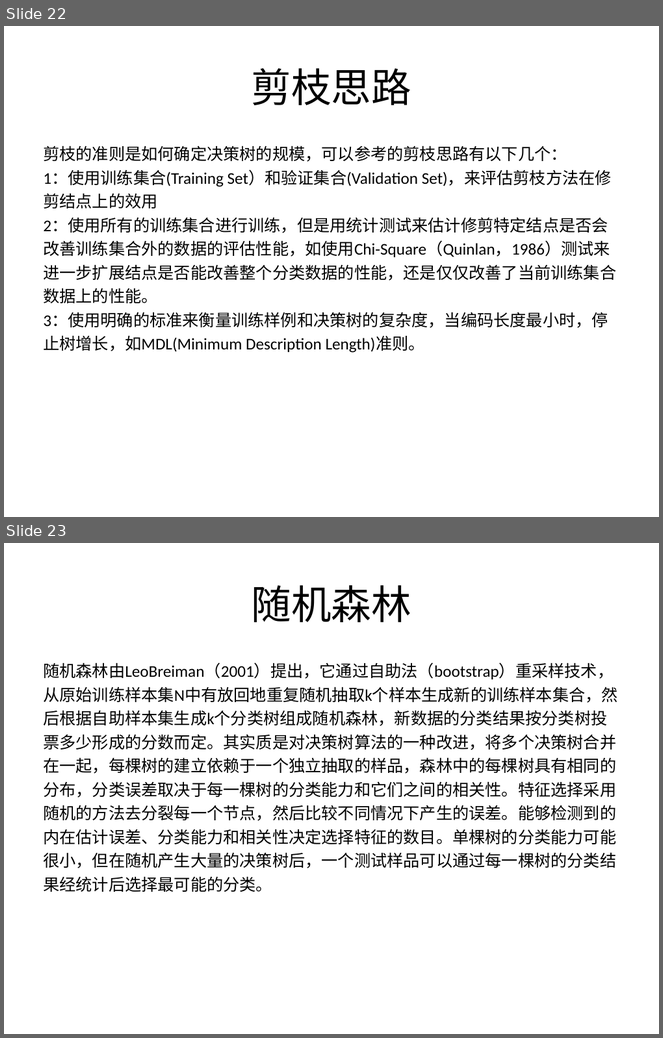
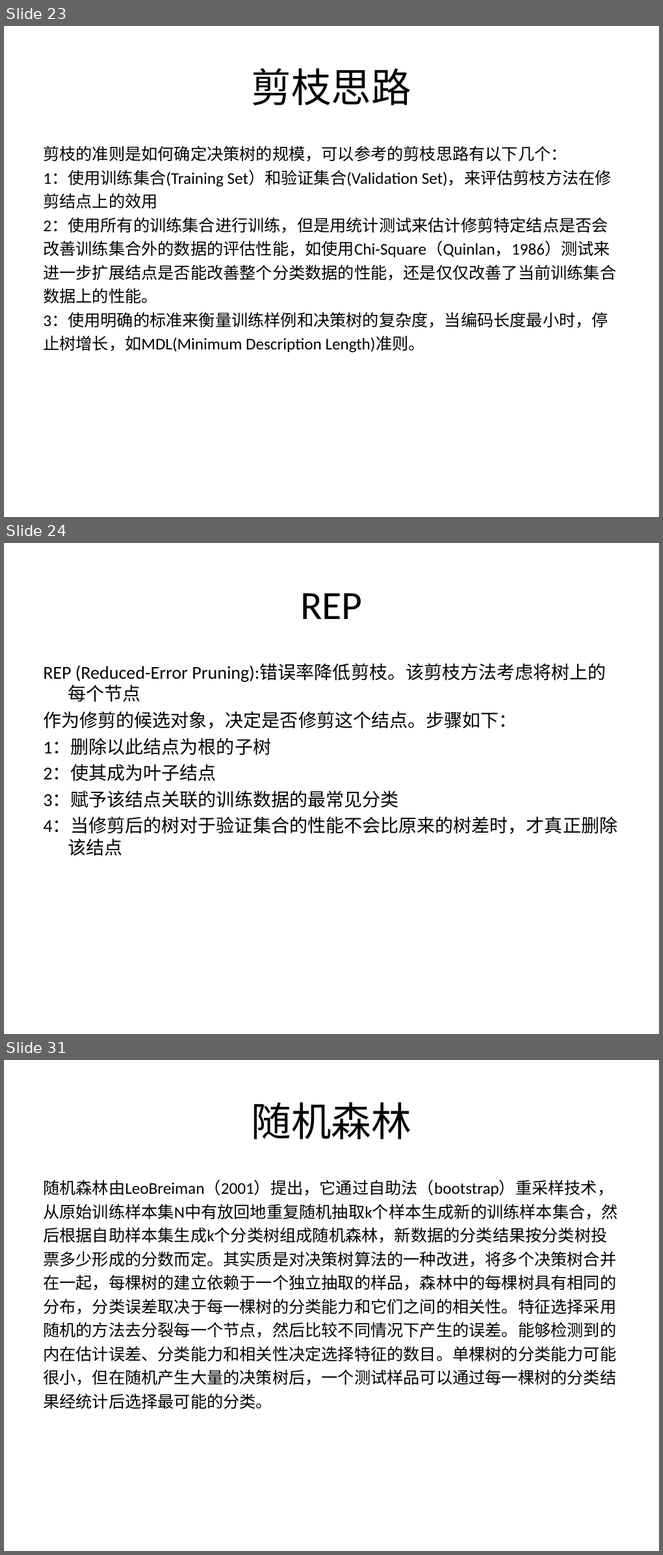
Before and after one commit to fighting-one-piece/shell-scripts, a slide deck: data_mining/src/main/resources/doc/decisiontree.ppt. Shown one above the other, each under a label of ours: slides 22 and 23 before the commit, slides 23, 24 and 31 after it; the slides between them are not shown. The pictures are 663x1038 and 663x1555 pixels, drawn with LibreOffice and Linux fonts; fonts in the diff are those of the drawing. Boxes give left, top, right and bottom in pixels: in the first picture for what was removed or moved away, otherwise in the second. Text is boxed around its words. In the diff, an @@ line names an element or a change of style, - is before the commit and + after.

```diff
--- a/data_mining/src/main/resources/doc/decisiontree.ppt
+++ b/data_mining/src/main/resources/doc/decisiontree.ppt
@@ slide 24 added at <box>4,543,659,1034</box>, background #FFFFFF @@
@@ title added at <box>300,593,362,619</box>, 44 pt, text #000000 @@
+REP
@@ text added at <box>43,664,618,856</box>, 20 pt, text #000000 @@
+REP (Reduced-Error Pruning):错误率降低剪枝。该剪枝方法考虑将树上的每个节点
+作为修剪的候选对象，决定是否修剪这个结点。步骤如下：
+1：删除以此结点为根的子树
+2：使其成为叶子结点
+3：赋予该结点关联的训练数据的最常见分类
+4：当修剪后的树对于验证集合的性能不会比原来的树差时，才真正删除该结点
@@ what was slide 22 is now slide 23 @@
@@ what was slide 23 is now slide 31 @@
```
Also in this commit, not shown: 1 slide changed, 9 other slides added, 6 other files.
